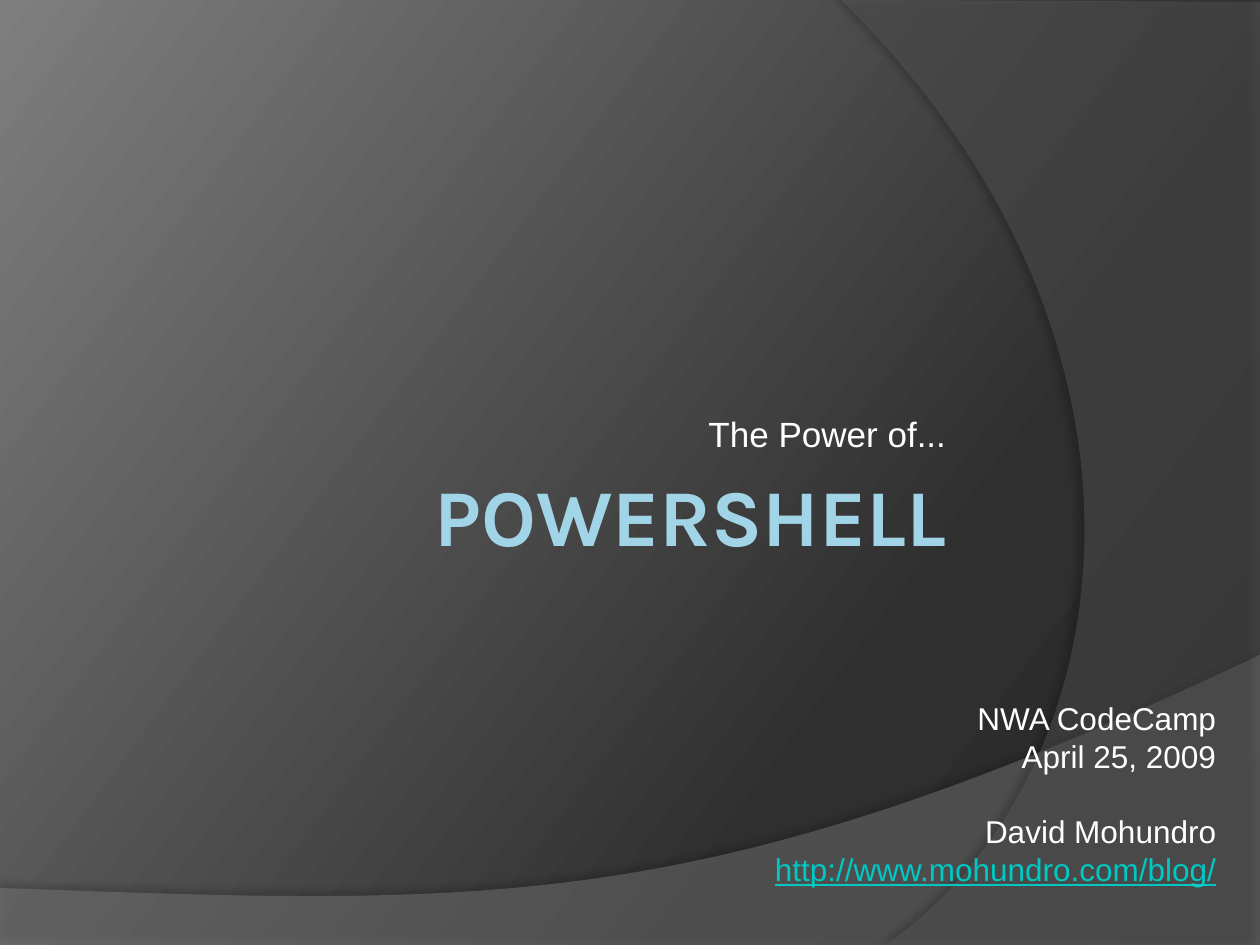
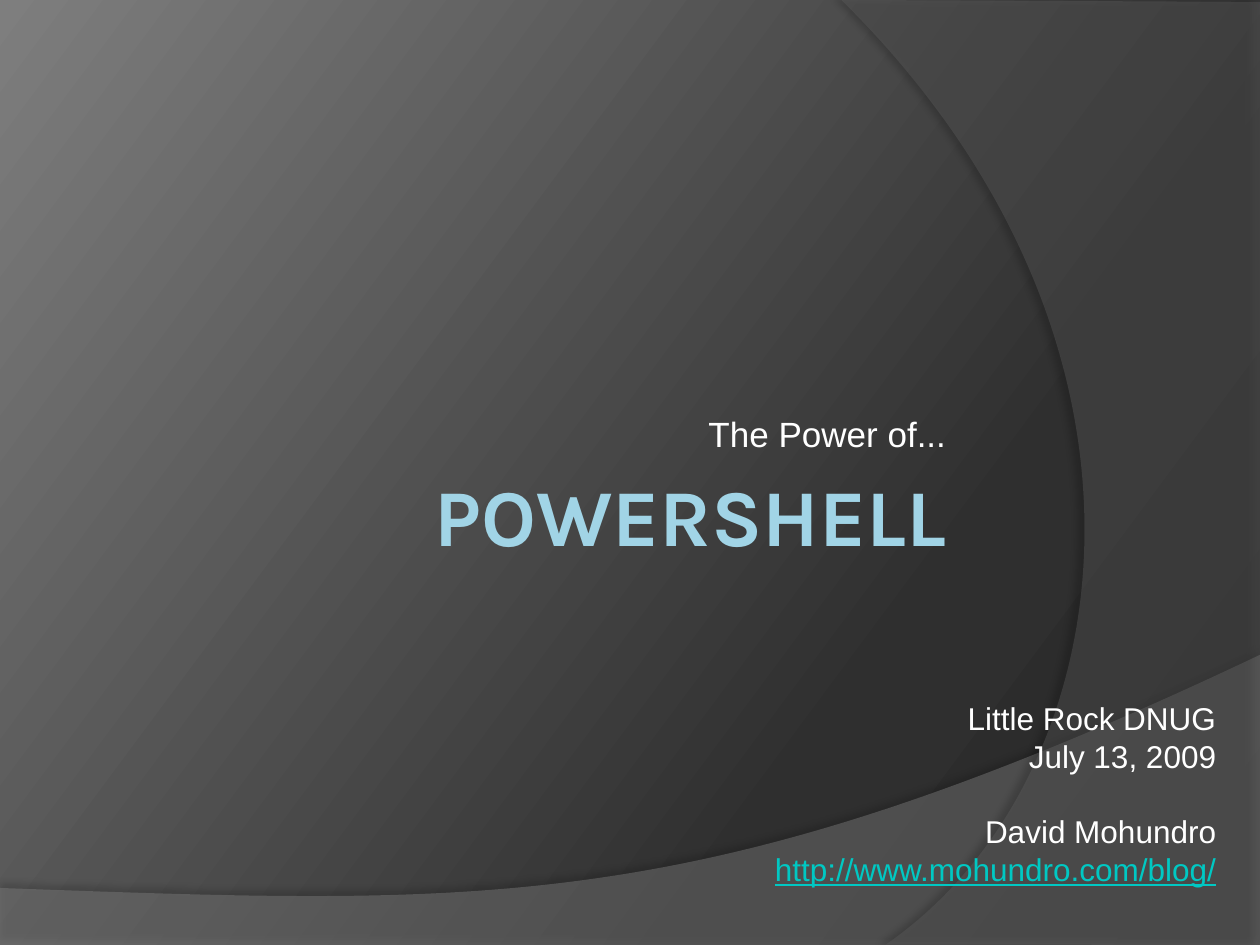
Before and after one commit to drmohundro/presentations, a slide deck: slide 1 of the-power-of-powershell/presentation.pptx. Drawn at 1260x945 pixels with LibreOffice and Linux fonts; fonts in the diff are those of the drawing; background and template pictures are left out. Boxes give left, top, right and bottom in pixels: in the first picture for what was removed or moved away, otherwise in the second. Text is boxed around its words. In the diff, an @@ line names an element or a change of style, - is before the commit and + after.

Commit message:
Getting set up for Little Rock and Conway talks.
Changed header in presentation. Added some resources. For PowerBoots
demo, pretty much scrapped it. PowerBoots SHIPS with better samples
now.

```diff
--- a/the-power-of-powershell/presentation.pptx
+++ b/the-power-of-powershell/presentation.pptx
@@ text at (968,707,1216,774): text changed @@
-NWA CodeCamp
-April 25, 2009
+Little Rock DNUG
+July 13, 2009
```
Also in this commit, not shown: 2 other files.
